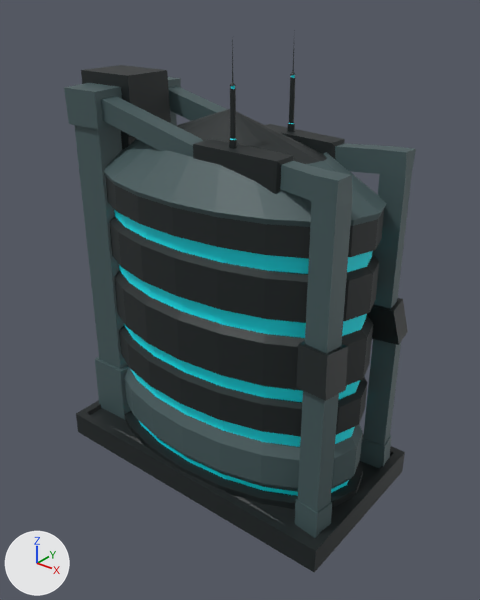
What one commit did to the FBX model Argee n Beats - the beginning II/Assets/Imported/3D/Environmental/SiloHouse.fbx.
Camera for both pictures: a 50 mm camera at (0.0228, -0.1667, 0.1663) aimed at (-0.1101, -0.0005, 0.0633). Arrows for +X, +Y and +Z are at lower left; the lights stay in place. Where no turn or scale is listed for an object, it has been applied to the vertices.

Before the edit, the objects in view are built like this:
```python
me_mesh = bpy.data.meshes.new('Mesh')
me_mesh.from_pydata(...)  # 1098 vertices, 2176 faces; spans x -0.06..0.06, y -0.031..0.031, z -0.009..0.155
# faces by material slot: [452, 1428, 296]
me_mesh.materials.append(mat_metalmat01)  # dark cyan #43585b
me_mesh.materials.append(mat_treebarkmat)  # black #141d1e
me_mesh.materials.append(mat_glowmat)  # cyan #00f2ff
ob_silohouse = bpy.data.objects.new('SiloHouse', me_mesh)
ob_silohouse.location = (-0.1153, 0.0, -0.0021)
```
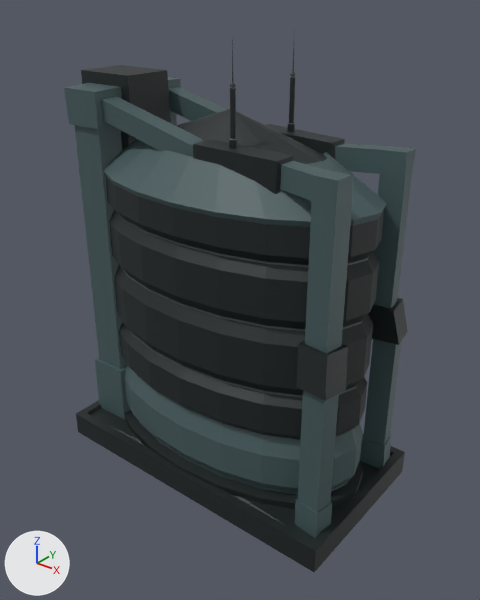
What differs and where, as boxes (x1, y1, x2, y2) in the pictures (480 x 600 px; the box of a moved part takes in the faces that stretch with it):
part 1 of me_mesh, moved or reshaped
    before: (181, 360, 303, 391)
    after: (127, 327, 363, 440)
part 2 of me_mesh, moved or reshaped
    before: (119, 324, 367, 460)
    after: (119, 322, 367, 460)
part 3 of me_mesh, moved or reshaped
    before: (151, 297, 367, 338)
    after: (155, 293, 369, 332)
part 4 of me_mesh, moved or reshaped
    before: (148, 237, 372, 274)
    after: (153, 235, 375, 267)
part 5 of me_mesh, moved or reshaped
    before: (119, 265, 178, 297)
    after: (120, 266, 182, 304)
part 6 of me_mesh, moved or reshaped
    before: (114, 209, 176, 239)
    after: (114, 209, 179, 243)
part 7 of me_mesh, moved or reshaped
    before: (110, 216, 379, 347)
    after: (109, 211, 379, 347)
part 8 of me_mesh, recoloured
    before: (138, 75, 349, 496)
    after: (139, 75, 348, 495)

What the commit changed:
Material 'NoneGlowMat' (mat_noneglowmat) is new.
Its base color is (0.072, 0.103, 0.107) (dark cyan #4c5a5c).
Its roughness is 0.553.
me_mesh has 1098 vertices, 2176 faces and spans x -0.06..0.06, y -0.031..0.031, z -0.009..0.155.
me_mesh is used by ob_silohouse; location (-0.1153, 0.0, -0.0021).
me_mesh part 1: 40 of the vertices in x -0.051..0.053, y -0.026..0.026, z 0.033..0.05 are moved by (0.0, 0.0, -0.002).
me_mesh part 2: 40 of the vertices in x -0.051..0.053, y -0.026..0.026, z 0.028..0.046 are moved by (0.0, 0.0, 0.002).
me_mesh part 3: all 11 vertices in x 0.001..0.053, y -0.026..0.026, z 0.075 are moved by (0.0, 0.0, -0.002).
me_mesh part 4: all 11 vertices in x 0.001..0.053, y -0.026..0.026, z 0.096 are moved by (0.0, 0.0, -0.002).
me_mesh part 5: all 9 vertices in x -0.051..-0.015, y -0.025..0.025, z 0.075 are moved by (0.0, 0.0, -0.002).
me_mesh part 6: all 9 vertices in x -0.051..-0.015, y -0.025..0.025, z 0.096 are moved by (0.0, 0.0, -0.002).
me_mesh part 7: 40 of the vertices in x -0.051..0.053, y -0.026..0.026, z 0.069..0.091 are moved by (0.0, 0.0, 0.002).
me_mesh part 8: 296 faces spanning x -0.051..0.053, y -0.026..0.026, z 0.008..0.141 switch from mat_glowmat (cyan #00f2ff) to mat_noneglowmat (dark cyan #4c5a5c).
